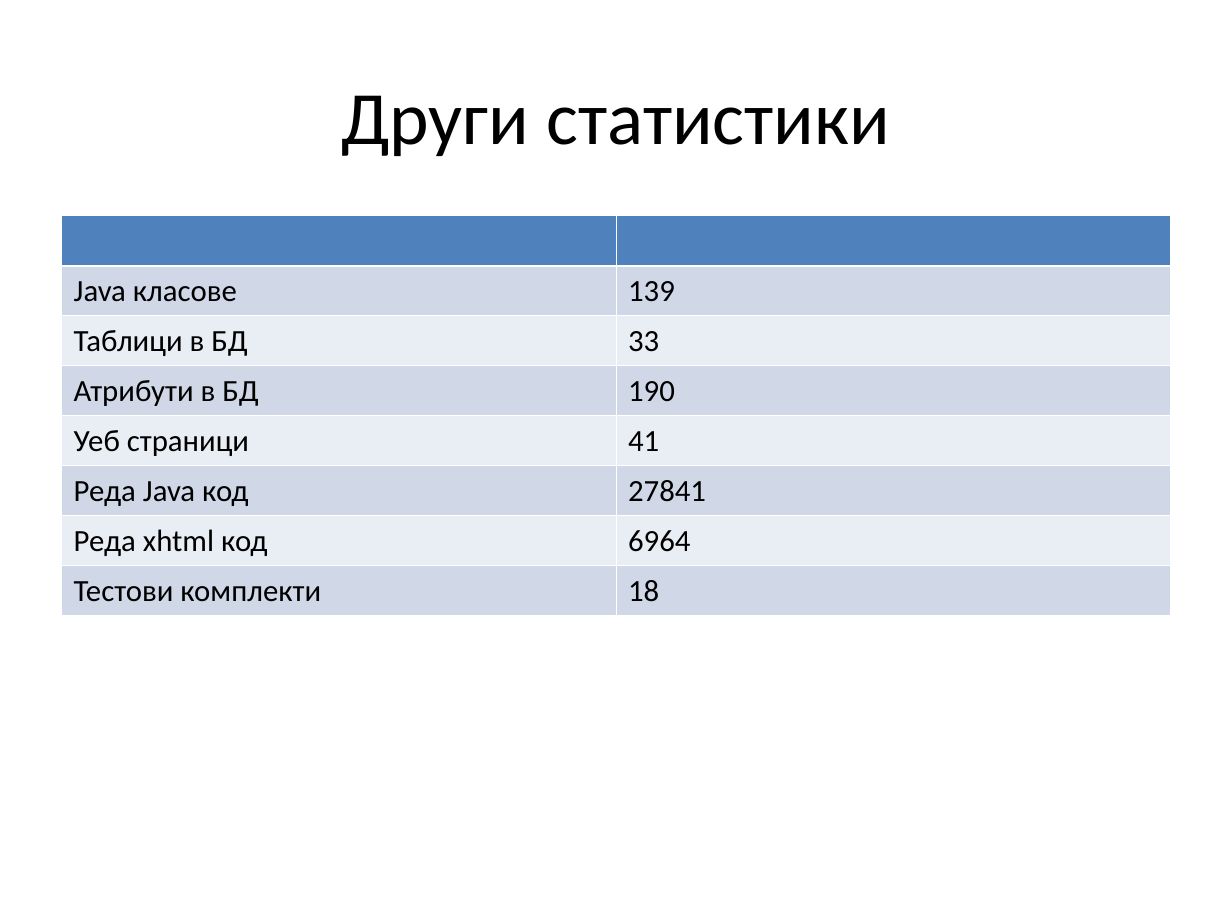
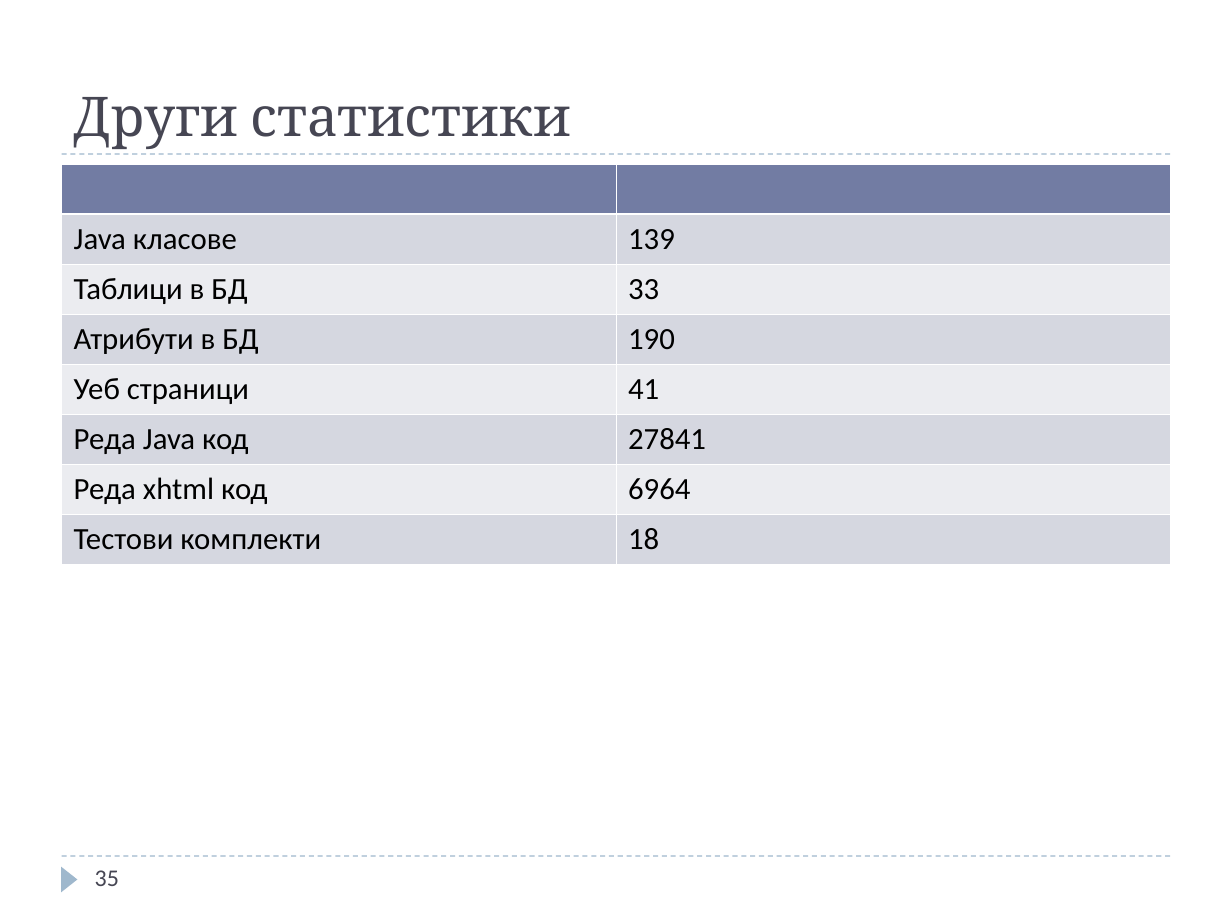
Before and after one commit to jasimcse/team2-strawberry, a slide deck: slide 35 of prezentaciq/venci.ppt. Drawn at 1232x924 pixels with LibreOffice and Linux fonts; fonts in the diff are those of the drawing. Boxes give left, top, right and bottom in pixels: in the first picture for what was removed or moved away, otherwise in the second. Text is boxed around its words. In the diff, an @@ line names an element or a change of style, - is before the commit and + after.

```diff
--- a/prezentaciq/venci.ppt
+++ b/prezentaciq/venci.ppt
@@ title "Други статистики": place and size @@
-title "Други статистики" at box(341, 95, 890, 156)
+title "Други статистики" at box(74, 97, 571, 149)
@@ title "Други статистики" at box(74, 97, 571, 149): size 44 to 32 pt, font Calibri to Cambria, text colour #000000 to #464653; alignment centre to left; vertical alignment middle to bottom @@
@@ table at box(62, 164, 1170, 563) @@
@@ fill #4F81BD to #727CA3 in row 1 @@
@@ fill #D0D8E8 to #D5D7E0 in 8 cells @@
@@ fill #E9EDF4 to #EBECF0 in 6 cells @@
@@ table: place and size @@
-table at box(62, 216, 1170, 615)
+table at box(62, 164, 1170, 563)
@@ line added from (62, 154) to (1170, 154), #9FB8CD 0.74 pt dashed @@
@@ line added from (62, 856) to (1170, 856), #9FB8CD 0.74 pt dashed @@
@@ triangle added at box(62, 866, 78, 892), fill #9FB8CD @@
@@ page number added at box(95, 870, 119, 886), 14 pt, text #464653 @@
+35
```
Also in this commit, not shown: 37 other slides changed, 1 slide added, 1 slide removed.
